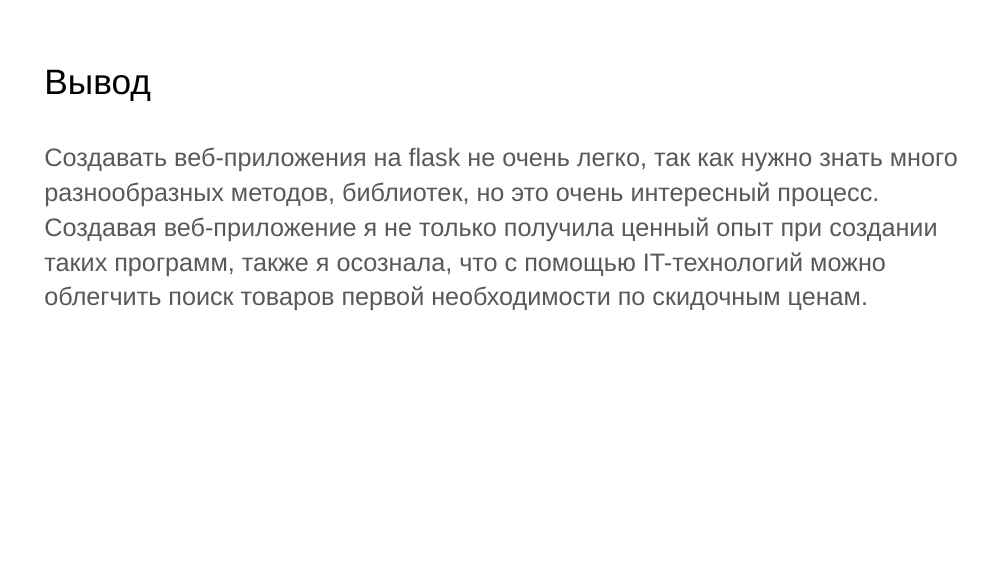
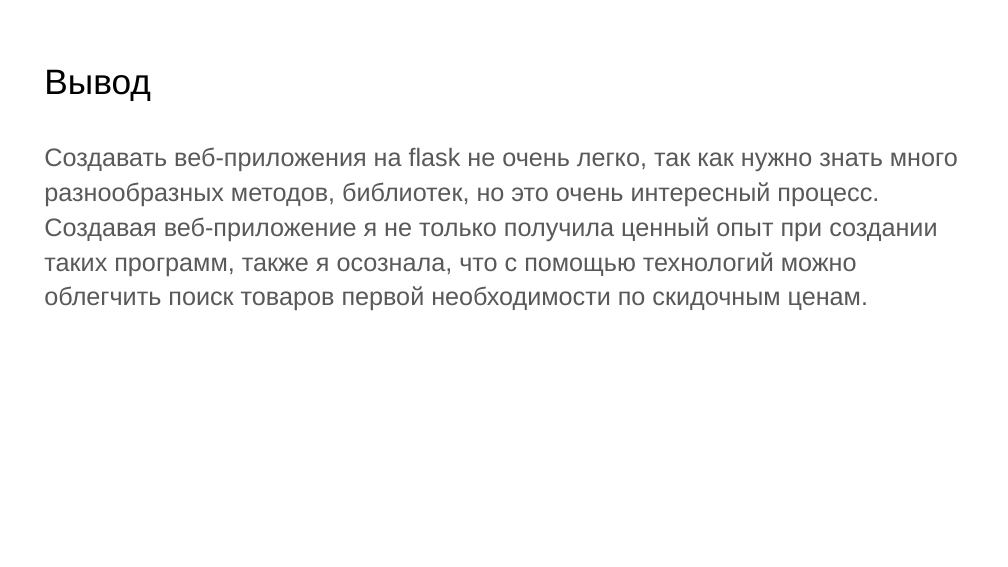
Before and after one commit to qpoe/flask_project, a slide deck: slide 7 of Green проект презентация.pptx. Drawn at 1008x567 pixels with LibreOffice and Linux fonts; fonts in the diff are those of the drawing. Boxes give left, top, right and bottom in pixels: in the first picture for what was removed or moved away, otherwise in the second. Text is boxed around its words. In the diff, an @@ line names an element or a change of style, - is before the commit and + after.

```diff
--- a/Green проект презентация.pptx
+++ b/Green проект презентация.pptx
@@ text at <box>44,147,958,310</box>: text changed @@
-Создавать веб-приложения на flask не очень легко, так как нужно знать много разнообразных методов, библиотек, но это очень интересный процесс. Создавая веб-приложение я не только получила ценный опыт при создании таких программ, также я осознала, что с помощью IT-технологий можно облегчить поиск товаров первой необходимости по скидочным ценам.
+Создавать веб-приложения на flask не очень легко, так как нужно знать много разнообразных методов, библиотек, но это очень интересный процесс. Создавая веб-приложение я не только получила ценный опыт при создании таких программ, также я осознала, что с помощью технологий можно облегчить поиск товаров первой необходимости по скидочным ценам.
```
Also in this commit, not shown: 2 other slides changed.
